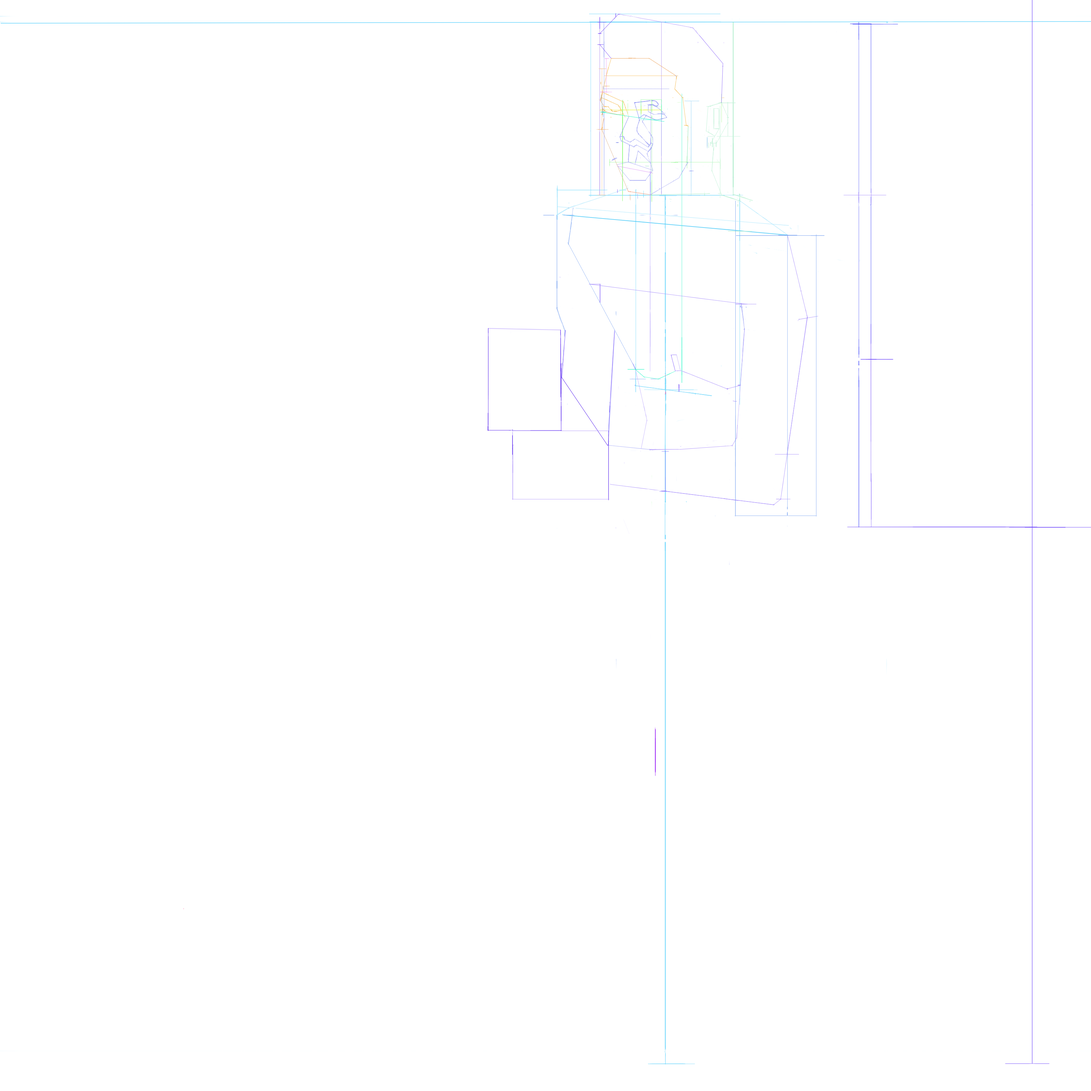
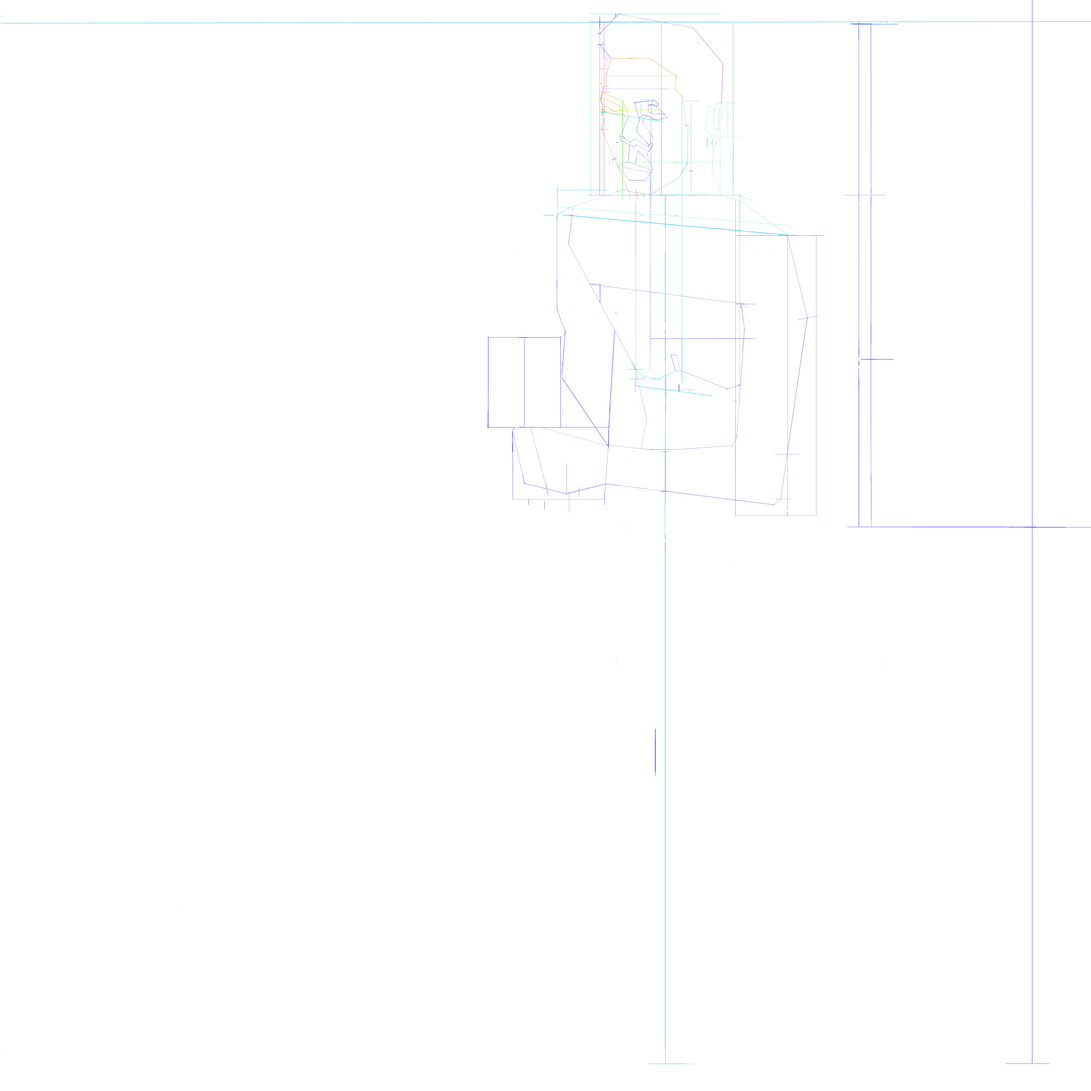
Comparing the layer stacks of the two 1091×1091 images. Changes:
added layer "Layer 201" above "Layer 196" over left=530, top=427, right=550, bottom=496
added layer "Layer 195" above "Layer 198" over left=539, top=372, right=567, bottom=431
added layer "Layer 198" above "Layer 199" over left=491, top=354, right=499, bottom=360
added layer "Layer 199" above "Layer 197" over left=509, top=350, right=580, bottom=499
added layer "Layer 197" above "Layer 194" over left=491, top=351, right=652, bottom=424
added layer "Layer 194" above "Layer 203" over left=513, top=338, right=758, bottom=434
added layer "Layer 203" above "Layer 190" over left=518, top=337, right=536, bottom=429
painted on "Layer 190" over left=487, top=255, right=610, bottom=485
painted on "Layer 188" over left=488, top=328, right=562, bottom=331
painted on "Layer 184" over left=512, top=430, right=610, bottom=501
painted on "Vai trái" over left=561, top=370, right=564, bottom=380
painted on "Layer 156" over left=554, top=372, right=609, bottom=446
added layer "Layer 193" above "Layer 192" over left=604, top=443, right=610, bottom=511
added layer "Layer 192" above "Layer 173" over left=509, top=426, right=620, bottom=514
painted on "Layer 173" over left=605, top=483, right=615, bottom=486
